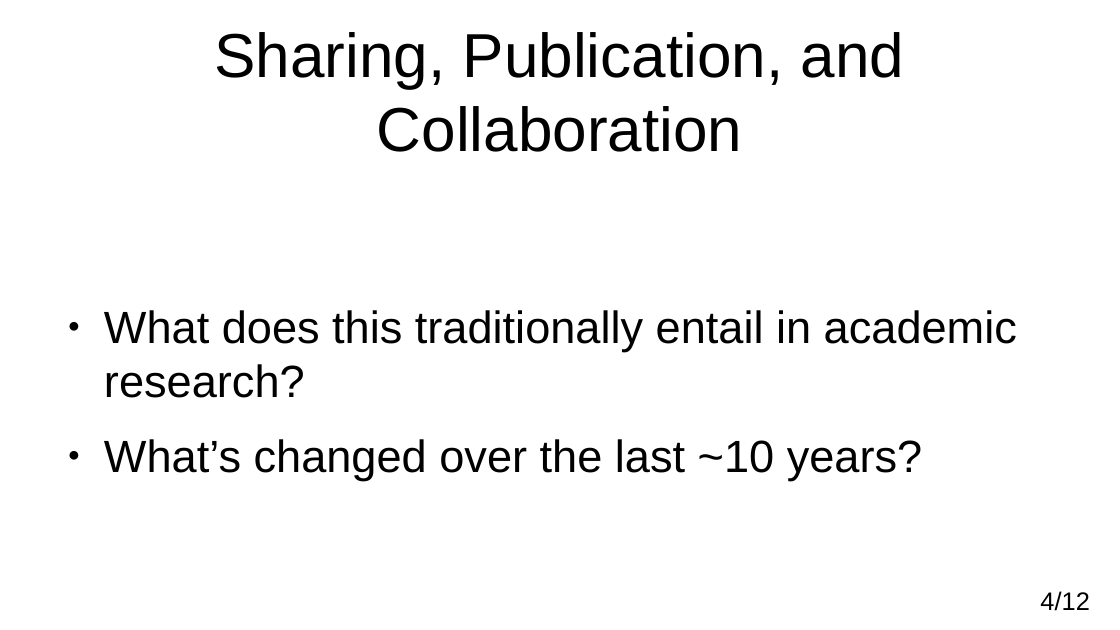
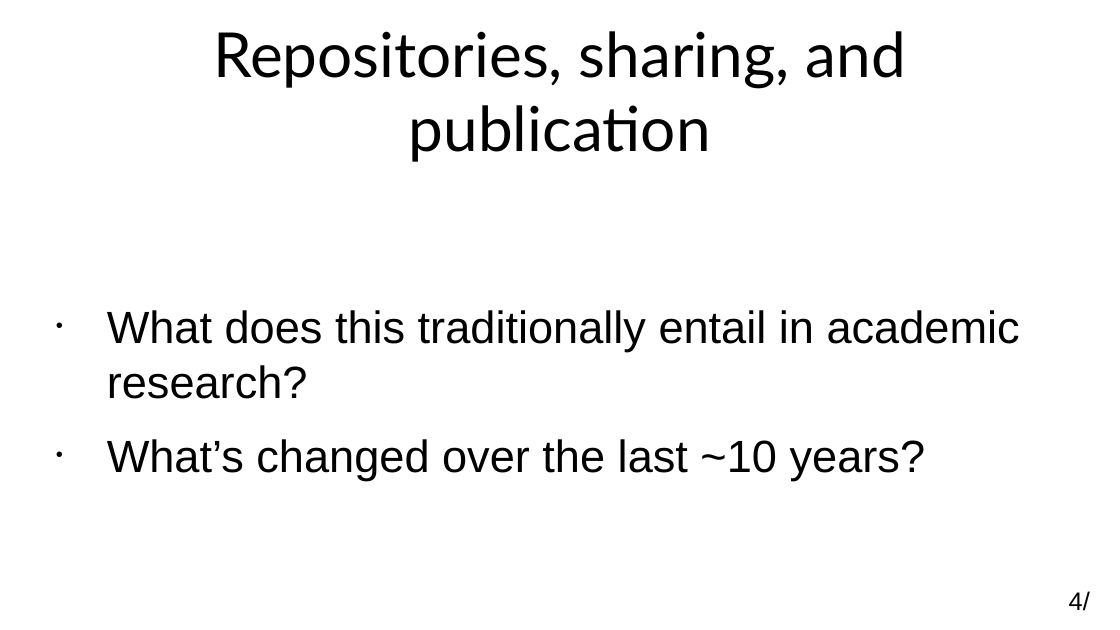
Before and after one commit to adamkewley/rse-meetups, a slide deck: slide 4 of 2_SharingAndCollaboration/PresentationSlides.odp. Drawn at 1120x630 pixels with LibreOffice and Linux fonts; fonts in the diff are those of the drawing. Boxes give left, top, right and bottom in pixels: in the first picture for what was removed or moved away, otherwise in the second. Text is boxed around its words. In the diff, an @@ line names an element or a change of style, - is before the commit and + after.

```diff
--- a/2_SharingAndCollaboration/PresentationSlides.odp
+++ b/2_SharingAndCollaboration/PresentationSlides.odp
@@ title at (213, 31, 906, 162): text changed; font Arial to Lato @@
-Sharing, Publication, and Collaboration
+Repositories, sharing, and publication
@@ text "What does this traditionally entail ..." at (107, 310, 1020, 480): bullet ● to • @@
@@ page number at (1069, 591, 1090, 611): text changed @@
-4/12
+4/
```
Also in this commit, not shown: 10 other slides changed, 1 slide added.
